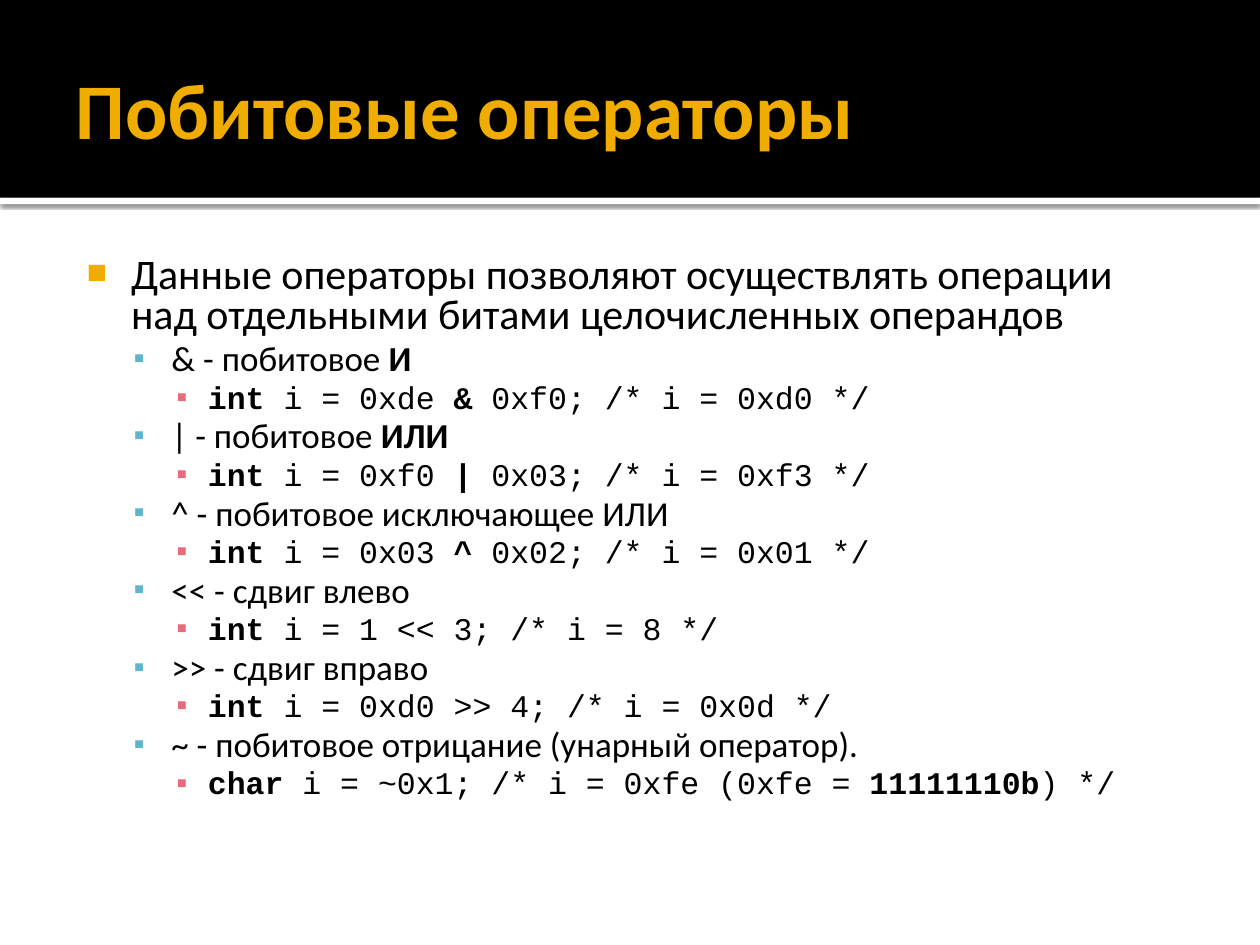
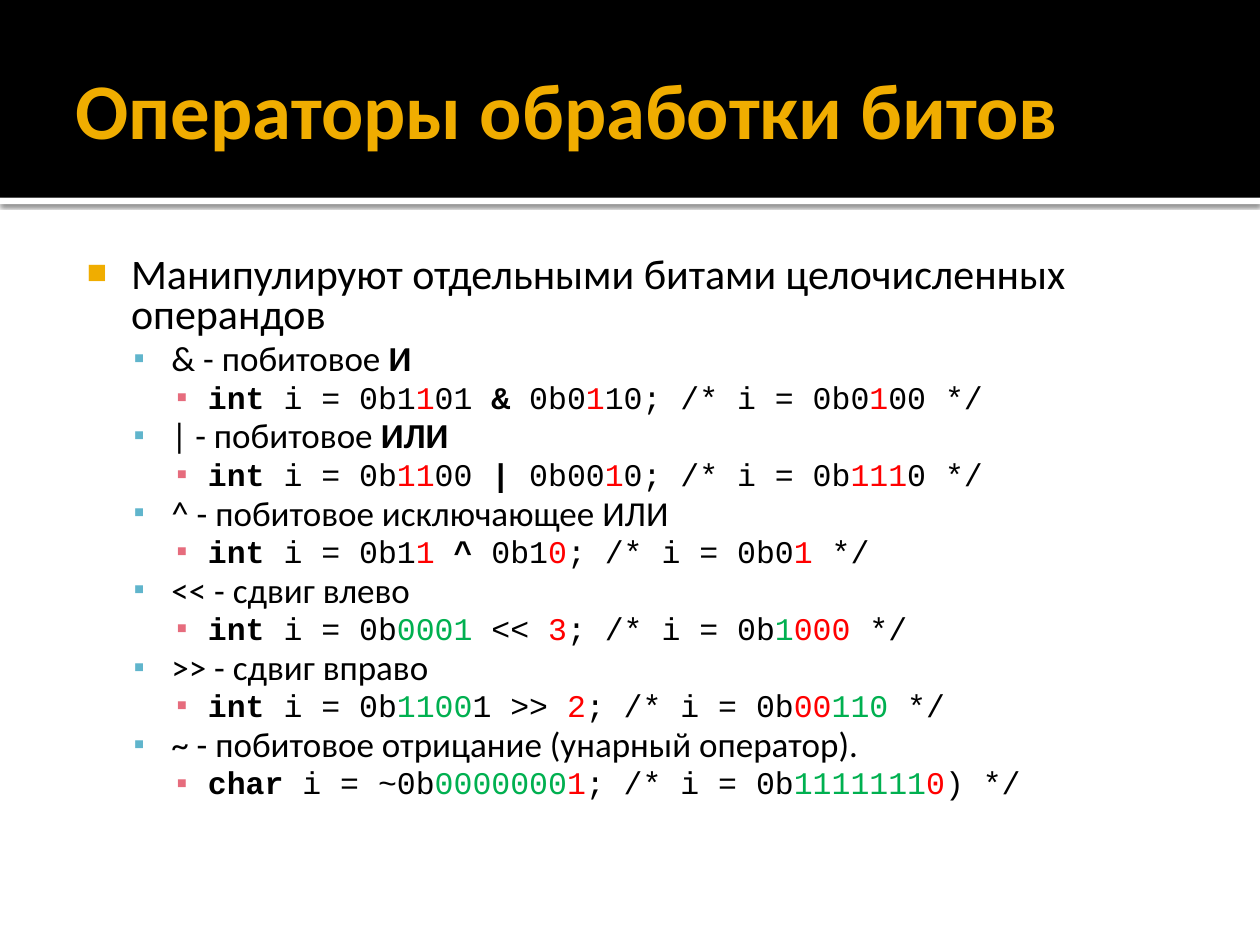
Before and after one commit to alexey-malov/oop, a slide deck: slide 47 of lectures/01/Синтаксис C++.pptx (slide 48 before the commit). Drawn at 1260x945 pixels with LibreOffice and Linux fonts; fonts in the diff are those of the drawing. Boxes give left, top, right and bottom in pixels: in the first picture for what was removed or moved away, otherwise in the second. Text is boxed around its words. In the diff, an @@ line names an element or a change of style, - is before the commit and + after.

```diff
--- a/lectures/01/Синтаксис C++.pptx
+++ b/lectures/01/Синтаксис C++.pptx
@@ title at [76, 84, 1057, 152]: text changed @@
-Побитовые операторы
+Операторы обработки битов
@@ text at [131, 260, 1066, 336]: text changed @@
-■ Данные операторы позволяют осуществлять операции над отдельными битами целочисленных операндов
+■ Манипулируют отдельными битами целочисленных операндов
@@ text at [208, 386, 926, 415]: text changed @@
-    ▪ int i = 0xde & 0xf0; /* i = 0xd0 */
+    ▪ int i = 0b1101 & 0b0110; /* i = 0b0100 */
@@ text at [208, 463, 926, 492]: text changed @@
-    ▪ int i = 0xf0 | 0x03; /* i = 0xf3 */
+    ▪ int i = 0b1100 | 0b0010; /* i = 0b1110 */
@@ text at [208, 540, 813, 569]: text changed @@
-    ▪ int i = 0x03 ^ 0x02; /* i = 0x01 */
+    ▪ int i = 0b11 ^ 0b10; /* i = 0b01 */
@@ text at [208, 617, 850, 646]: text changed @@
-    ▪ int i = 1 << 3; /* i = 8 */
+    ▪ int i = 0b0001 << 3; /* i = 0b1000 */
@@ text at [208, 695, 888, 723]: text changed @@
-    ▪ int i = 0xd0 >> 4; /* i = 0x0d */
+    ▪ int i = 0b11001 >> 2; /* i = 0b00110 */
@@ text at [208, 772, 964, 801]: text changed @@
-    ▪ char i = ~0x1; /* i = 0xfe (0xfe = 11111110b) */
+    ▪ char i = ~0b00000001; /* i = 0b11111110) */
```
Also in this commit, not shown: 38 other slides changed, 2 slides added, 2 slides removed.
